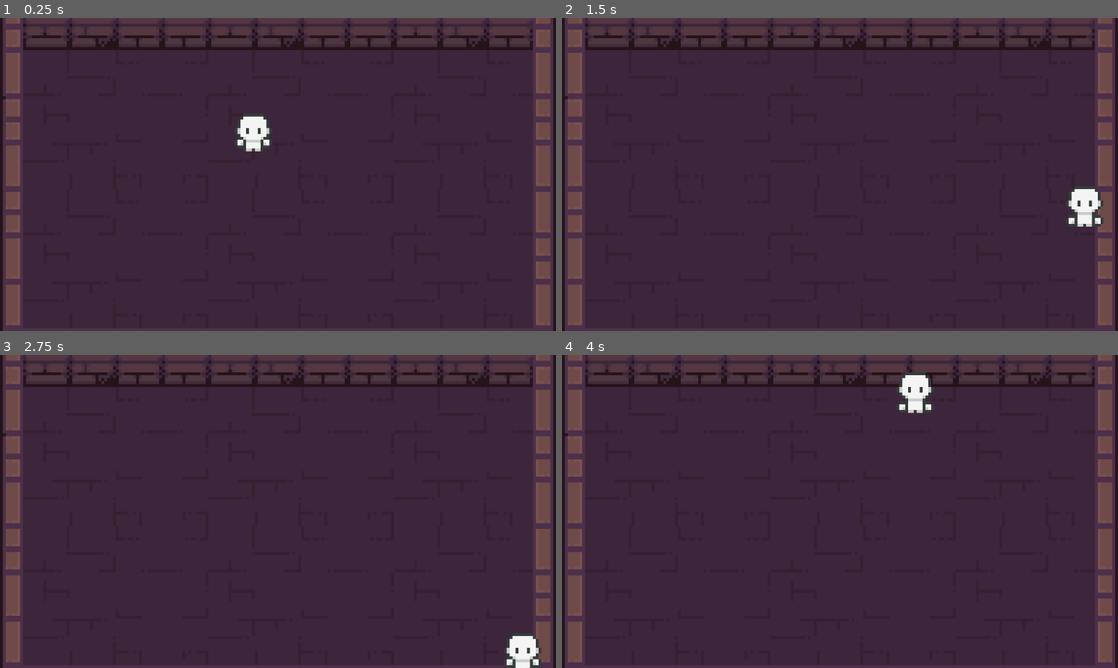
Above: before the commit, frames 1-4 (two rows, left to right).
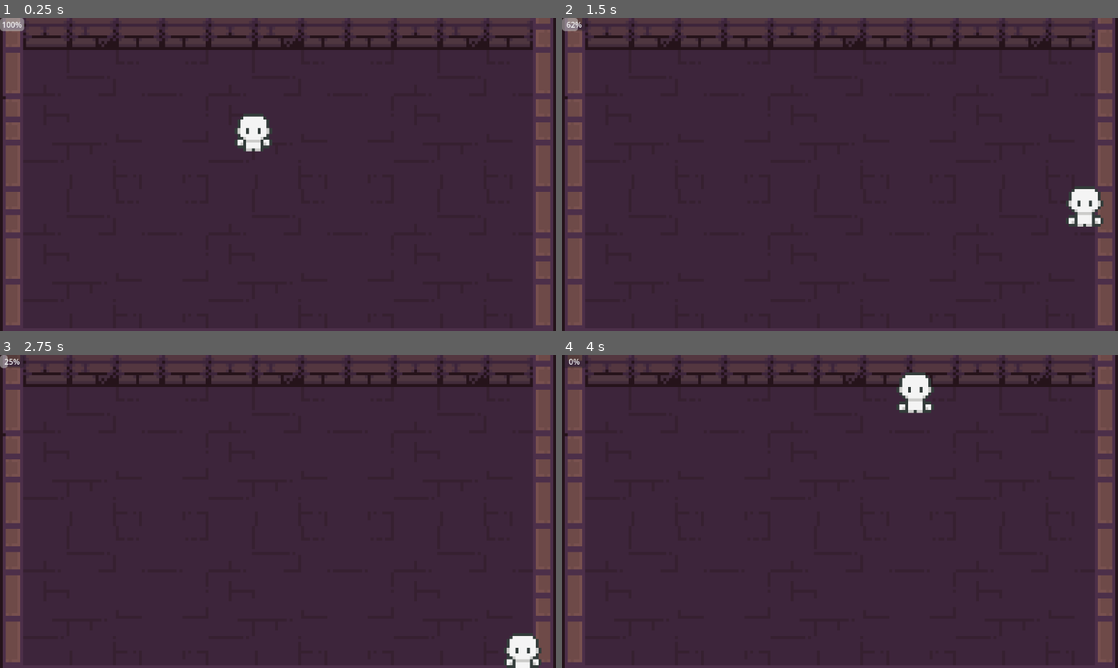
Above: after the commit, the same moments.

Repository: caden602/Project_Overflow
Game: Godot game, scene res://scenes/game.tscn
Same seed, same stepped clock (60 frames per second), same inputs: the game is played once before the commit and once after it.
Inputs:
- Up to frame 1 (0.25 s): no input
- Up to frame 2 (1.5 s): hold Right (ui_right) 0.53-1.28 s; hold Space (ui_select) 0.53-1.28 s; hold Down (ui_down) from 1.28 s (still down); tap Space (ui_select) at 1.35 s
- Up to frame 3 (2.75 s): tap Space (ui_select) at 1.52, 1.82 s; release Down (ui_down) at 2.03 s; hold Right (ui_right) from 2.03 s (still down); hold Space (ui_select) from 2.03 s (still down)
- Up to frame 4 (4 s): release Right (ui_right) at 2.78 s; release Space (ui_select) at 2.78 s; hold Up (ui_up) 2.78-3.53 s; tap Space (ui_select) at 2.85, 3.02, 3.32 s; hold Left (ui_left) from 3.53 s (still down); hold Space (ui_select) from 3.53 s (still down)

The runs differ from the first frame. In frame 1, 0.2% of the frame differs, in the area x 0-5%, y 0-5%; in frame 2, 0.1%; in frame 3, 0.1%; in frame 4, less than 0.1%.

Commit message:
Add ui assets

Diff:
--- a/scenes/game.tscn
+++ b/scenes/game.tscn
@@ -1,7 +1,8 @@
-[gd_scene load_steps=6 format=4 uid="uid://dud7jbknqj7aj"]
+[gd_scene load_steps=7 format=4 uid="uid://dud7jbknqj7aj"]
 
 [ext_resource type="PackedScene" uid="uid://bvow83xsvpoto" path="res://scenes/player.tscn" id="1_uwrxv"]
 [ext_resource type="Texture2D" uid="uid://bcxrrtbythfjy" path="res://assets/PlaceholderAssets/environment/2D Pixel Dungeon Asset Pack/character and tileset/Dungeon_Tileset.png" id="2_yqjtg"]
+[ext_resource type="Script" uid="uid://cnktsfx7qhna6" path="res://scripts/mana_bar.gd" id="3_lnu2h"]
 
 [sub_resource type="WorldBoundaryShape2D" id="WorldBoundaryShape2D_uwrxv"]
 
@@ -155,3 +156,12 @@
 [node name="Camera2D" type="Camera2D" parent="."]
 position = Vector2(8, 11)
 zoom = Vector2(6, 6)
+
+[node name="CanvasLayer" type="CanvasLayer" parent="."]
+
+[node name="ManaBar" type="ProgressBar" parent="CanvasLayer" node_paths=PackedStringArray("player")]
+offset_right = 50.0
+offset_bottom = 27.0
+value = 100.0
+script = ExtResource("3_lnu2h")
+player = NodePath("../../Player")
--- /dev/null
+++ b/scripts/mana_bar.gd
@@ -0,0 +1,10 @@
+extends ProgressBar
+
+@export var player : Player
+
+func _ready():
+	player.manaChanged.connect(update)
+	update()
+
+func update():
+	value = player.currentMana * 100 / player.maxMana
--- a/scripts/player.gd
+++ b/scripts/player.gd
@@ -1,8 +1,13 @@
 extends CharacterBody2D
 
+class_name Player
+
+signal manaChanged
+
+@export var maxMana = 80.0
+@export var currentMana: int = maxMana
 
 const SPEED = 130.0
-
 
 func _physics_process(delta: float) -> void:
 	# Get the input direction and handle the movement/deceleration.
@@ -20,3 +25,11 @@
 		velocity.y = move_toward(velocity.y, 0, SPEED)
 
 	move_and_slide()
+
+func _input(event: InputEvent) -> void:
+	if Input.is_action_pressed("ui_select"):
+		useMana()
+
+func useMana():
+	currentMana = currentMana - 10
+	manaChanged.emit()
Binary file added: assets/PlaceholderAssets/ui/Health_01.png
Not shown, added: assets/PlaceholderAssets/ui/Health_01.png.import
Binary file added: assets/PlaceholderAssets/ui/Health_01_Bar01.png
Not shown, added: assets/PlaceholderAssets/ui/Health_01_Bar01.png.import
Binary file added: assets/PlaceholderAssets/ui/Health_01_Bar02.png
Not shown, added: assets/PlaceholderAssets/ui/Health_01_Bar02.png.import
Binary file added: assets/PlaceholderAssets/ui/Health_01_Bar03.png
Not shown, added: assets/PlaceholderAssets/ui/Health_01_Bar03.png.import
Binary file added: assets/PlaceholderAssets/ui/Health_02.png
Not shown, added: assets/PlaceholderAssets/ui/Health_02.png.import
Binary file added: assets/PlaceholderAssets/ui/Health_02_Bar01.png
Not shown, added: assets/PlaceholderAssets/ui/Health_02_Bar01.png.import
(and 85 more such lines)
